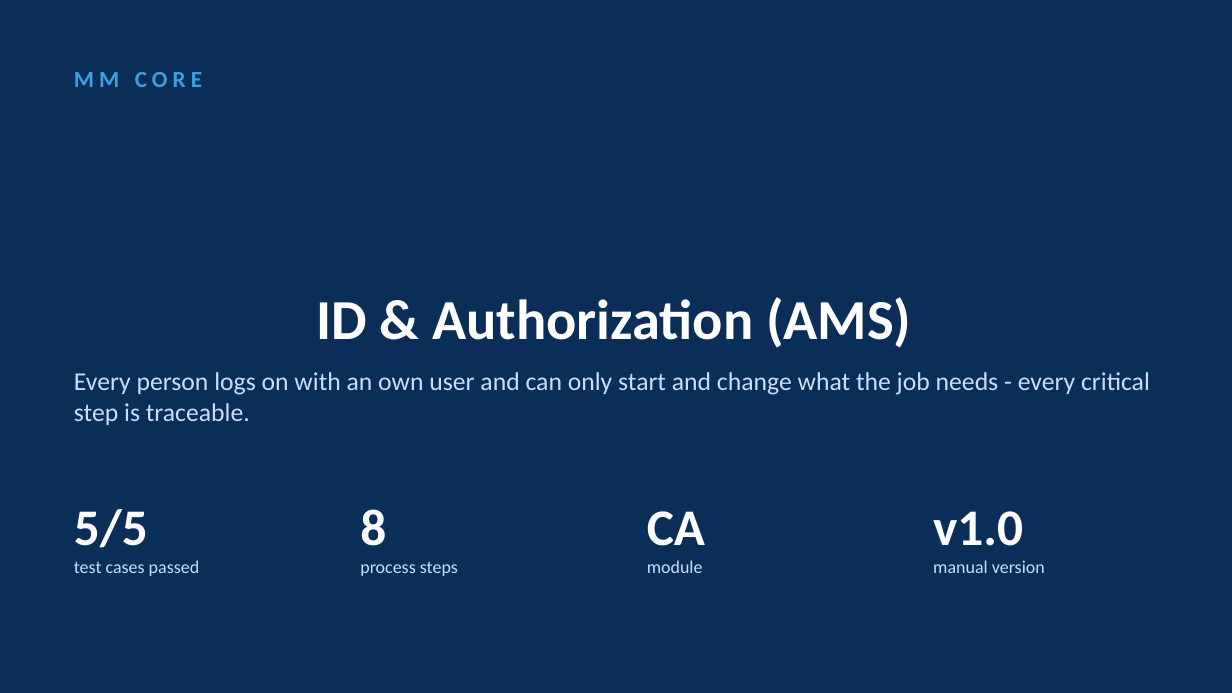
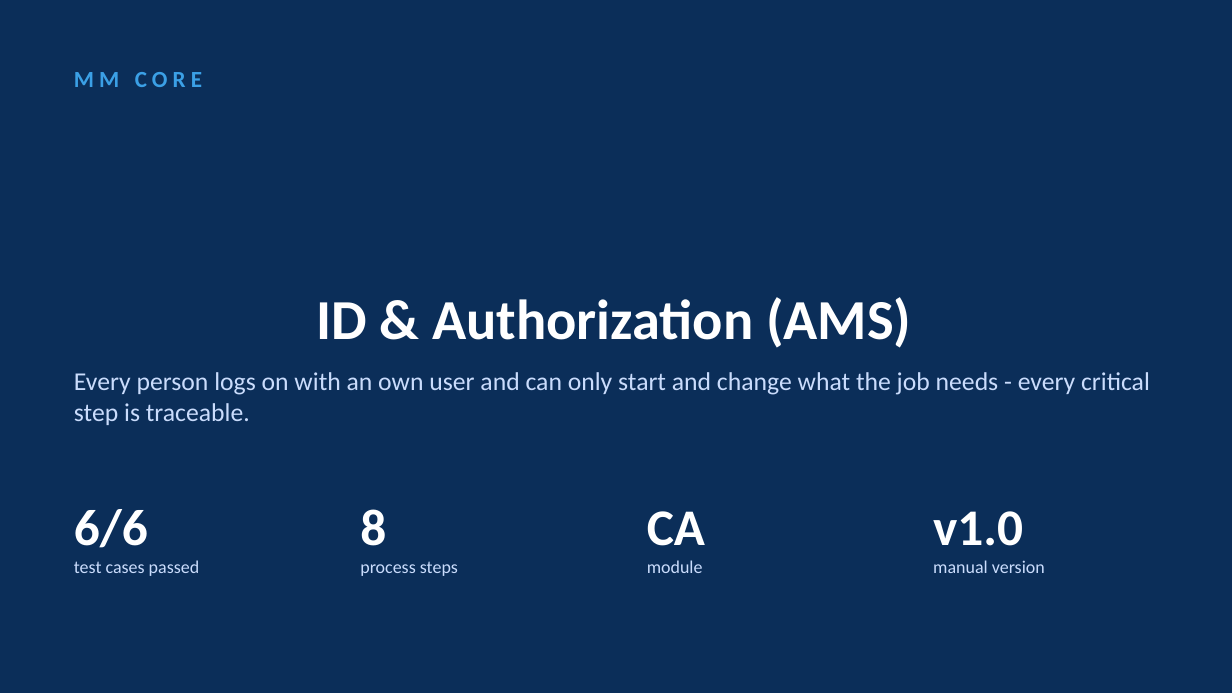
Before and after one commit to coolman1984/AI, a slide deck: slide 1 of web/static/manuals/PM_AMS.pptx. Drawn at 1232x693 pixels with LibreOffice and Linux fonts; fonts in the diff are those of the drawing. Boxes give left, top, right and bottom in pixels: in the first picture for what was removed or moved away, otherwise in the second. Text is boxed around its words. In the diff, an @@ line names an element or a change of style, - is before the commit and + after.

```diff
--- a/web/static/manuals/PM_AMS.pptx
+++ b/web/static/manuals/PM_AMS.pptx
@@ text at [74, 509, 148, 548]: text changed @@
-5/5
+6/6
```
Also in this commit, not shown: 3 other slides changed, 47 other files.
